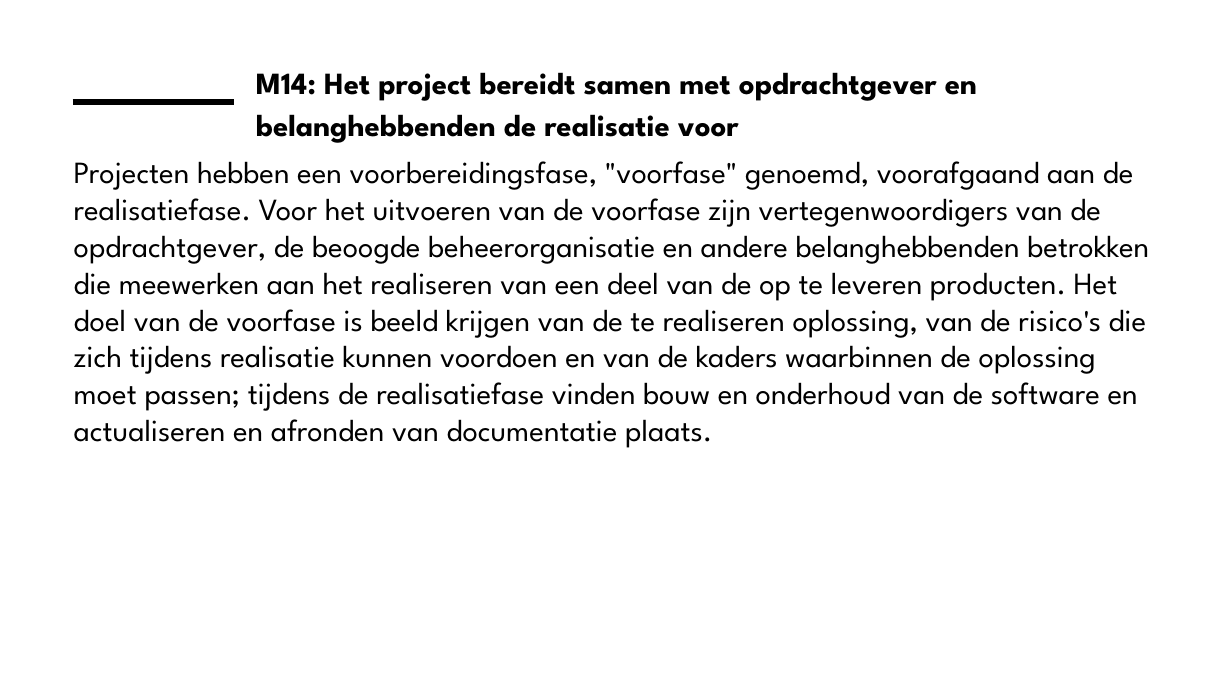
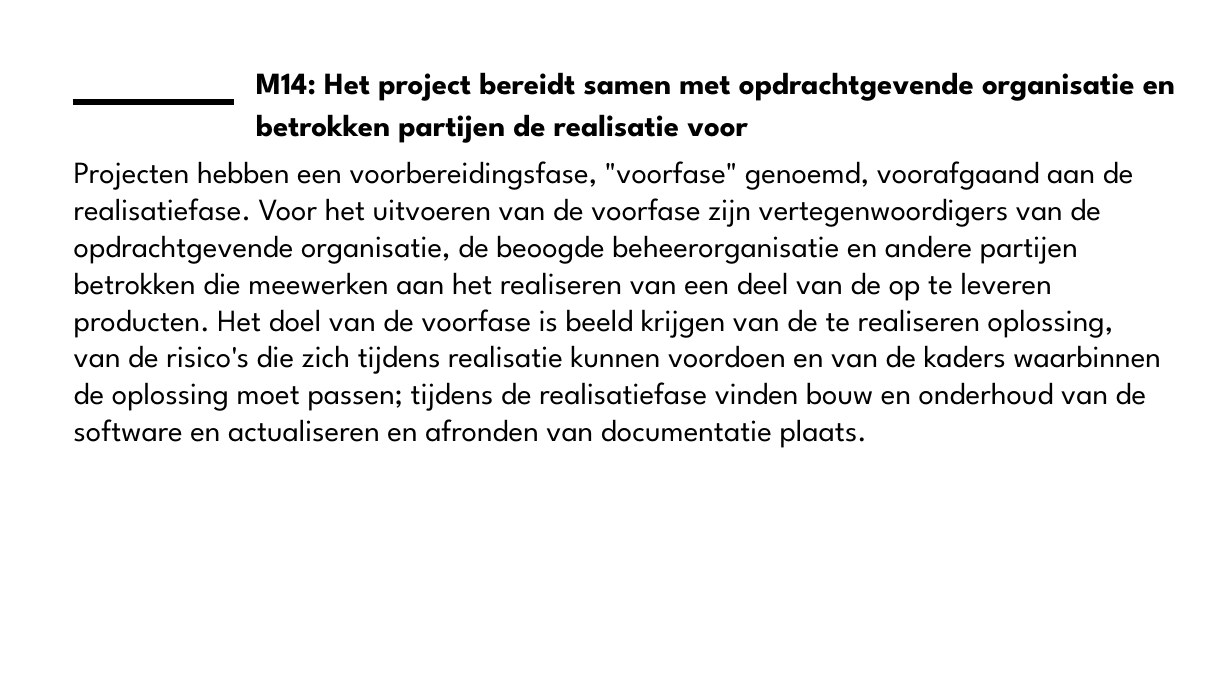
Before and after one commit to ICTU/Kwaliteitsaanpak, a slide deck: slide 17 of docs/wip/ICTU-Kwaliteitsaanpak.pptx. Drawn at 1232x693 pixels with LibreOffice and Linux fonts; fonts in the diff are those of the drawing; background and template pictures are left out. Boxes give left, top, right and bottom in pixels: in the first picture for what was removed or moved away, otherwise in the second. Text is boxed around its words. In the diff, an @@ line names an element or a change of style, - is before the commit and + after.

```diff
--- a/docs/wip/ICTU-Kwaliteitsaanpak.pptx
+++ b/docs/wip/ICTU-Kwaliteitsaanpak.pptx
@@ title at [256, 72, 1175, 143]: text changed @@
-M14: Het project bereidt samen met opdrachtgever en belanghebbenden de realisatie voor
+M14: Het project bereidt samen met opdrachtgevende organisatie en betrokken partijen de realisatie voor
@@ text at [74, 161, 1161, 448]: text changed @@
-Projecten hebben een voorbereidingsfase, "voorfase" genoemd, voorafgaand aan de realisatiefase. Voor het uitvoeren van de voorfase zijn vertegenwoordigers van de opdrachtgever, de beoogde beheerorganisatie en andere belanghebbenden betrokken die meewerken aan het realiseren van een deel van de op te leveren producten. Het doel van de voorfase is beeld krijgen van de te realiseren oplossing, van de risico's die zich tijdens realisatie kunnen voordoen en van de kaders waarbinnen de oplossing moet passen; tijdens de realisatiefase vinden bouw en onderhoud van de software en actualiseren en afronden van documentatie plaats.
+Projecten hebben een voorbereidingsfase, "voorfase" genoemd, voorafgaand aan de realisatiefase. Voor het uitvoeren van de voorfase zijn vertegenwoordigers van de opdrachtgevende organisatie, de beoogde beheerorganisatie en andere partijen betrokken die meewerken aan het realiseren van een deel van de op te leveren producten. Het doel van de voorfase is beeld krijgen van de te realiseren oplossing, van de risico's die zich tijdens realisatie kunnen voordoen en van de kaders waarbinnen de oplossing moet passen; tijdens de realisatiefase vinden bouw en onderhoud van de software en actualiseren en afronden van documentatie plaats.
```
Also in this commit, not shown: 5 other slides changed, 19 other files.
